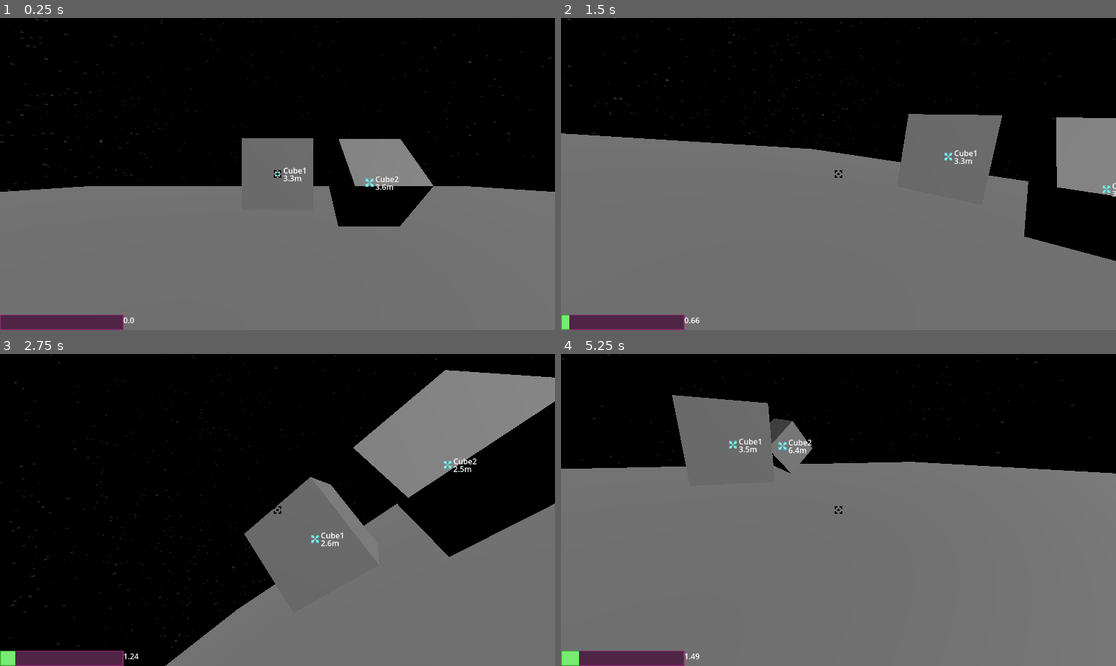
Above: before the commit, frames 1-4 (two rows, left to right).
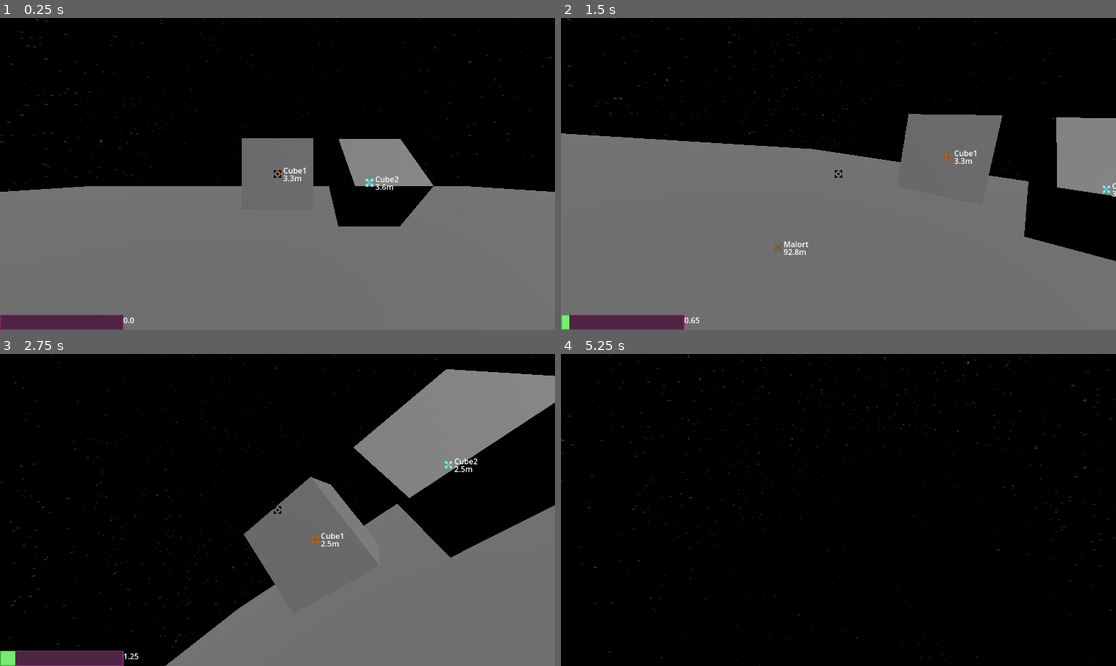
Above: after the commit, the same moments.

Repository: kineticneticat/spacethingie
Game: Godot game, scene res://world.tscn
Two runs of this game, one before a commit and one after it. Both use one fixed random seed, a clock stepped at 60 frames per second and the inputs below.
Inputs (mouse positions are in pixels of both pictures, inside the frame that each line leads up to):
- Up to frame 1 (0.25 s): no input
- Up to frame 2 (1.5 s): tap Enter at 0.5 s; move the mouse to (960, 158) at 0.52 s; press the mouse at (960, 158) at 0.53 s; hold D (strafe_right) 0.53-1.28 s; tap [ (roll_anticlockwise) at 0.8, 1.35 s; move the mouse to (810, 174) at 1.27 s; release the mouse at (810, 174) at 1.28 s; hold W (move_forwards) from 1.28 s (still down)
- Up to frame 3 (2.75 s): keep holding W (move_forwards); tap ] (roll_clockwise) at 1.55 s; move the mouse to (288, 503) at 2.02 s; hold ] (roll_clockwise) from 2.03 s (still down); click (288, 503) at 2.3 s
- Up to frame 4 (5.25 s): move the mouse to (832, 516) at 2.77 s; release ] (roll_clockwise) at 2.78 s; click (832, 516) at 2.85 s; tap [ (roll_anticlockwise) at 3.05 s; move the mouse to (877, 513) at 3.52 s; hold [ (roll_anticlockwise) 3.53-4.28 s; tap ] (roll_clockwise) at 3.8, 4.35 s; tap Escape (ui_cancel) at 4.15 s; move the mouse to (672, 463) at 4.27 s; release W (move_forwards) at 4.28 s; hold A (strafe_left) 4.28-5.03 s; click (672, 463) at 4.55 s; tap Tab (map, bound only after the commit) at 4.9 s; move the mouse to (844, 510) at 5.02 s; press the mouse at (844, 510) at 5.03 s; hold W (move_forwards) from 5.03 s (still down)

The runs differ from the first frame. In frame 1, less than 0.1% of the frame differs, in the area x 49-51%, y 49-51%; in frame 2, 0.2%; in frame 3, 0.5%; in frame 4, 69%, in the area x 0-100%, y 0-100%.

Commit message:
mapping time

Diff:
--- a/gui.tscn
+++ b/gui.tscn
@@ -1,9 +1,24 @@
-[gd_scene load_steps=5 format=3 uid="uid://bddyu6mg6jtnq"]
+[gd_scene load_steps=11 format=3 uid="uid://bddyu6mg6jtnq"]
 
 [ext_resource type="Texture2D" uid="uid://duwyolpxkatj1" path="res://bartest.png" id="1_6lon5"]
 [ext_resource type="Script" uid="uid://c0ypryumeec86" path="res://speedometer.gd" id="1_80edf"]
 [ext_resource type="Texture2D" uid="uid://0vaam81rk1nt" path="res://underbartest.png" id="1_q8o8l"]
 [ext_resource type="Texture2D" uid="uid://dsqp4i7cv35ci" path="res://crosshair.png" id="4_cor1f"]
+[ext_resource type="Texture2D" uid="uid://bgjbo0ltbn2d5" path="res://Sky_tex.png" id="5_jf511"]
+[ext_resource type="PackedScene" uid="uid://dmkfh1rc4me7f" path="res://system_map.tscn" id="5_u77ya"]
+
+[sub_resource type="PanoramaSkyMaterial" id="PanoramaSkyMaterial_0wv8u"]
+panorama = ExtResource("5_jf511")
+
+[sub_resource type="Sky" id="Sky_67jta"]
+sky_material = SubResource("PanoramaSkyMaterial_0wv8u")
+
+[sub_resource type="Environment" id="Environment_p8208"]
+background_mode = 2
+sky = SubResource("Sky_67jta")
+
+[sub_resource type="World3D" id="World3D_axmix"]
+environment = SubResource("Environment_p8208")
 
 [node name="Control" type="Control"]
 layout_mode = 3
@@ -12,6 +27,12 @@
 anchor_bottom = 1.0
 grow_horizontal = 2
 grow_vertical = 2
+
+[node name="Markers" type="Control" parent="."]
+z_index = 1
+anchors_preset = 0
+offset_right = 40.0
+offset_bottom = 40.0
 
 [node name="Speedometer" type="TextureProgressBar" parent="."]
 layout_mode = 1
@@ -41,11 +62,6 @@
 offset_top = -32.0
 offset_right = 64.0
 
-[node name="Markers" type="Control" parent="."]
-anchors_preset = 0
-offset_right = 40.0
-offset_bottom = 40.0
-
 [node name="Crosshair" type="TextureRect" parent="."]
 texture_filter = 1
 layout_mode = 1
@@ -62,3 +78,17 @@
 grow_vertical = 2
 texture = ExtResource("4_cor1f")
 stretch_mode = 4
+
+[node name="Map" type="SubViewportContainer" parent="."]
+layout_mode = 0
+offset_right = 1152.0
+offset_bottom = 648.0
+stretch = true
+
+[node name="MapViewport" type="SubViewport" parent="Map"]
+world_3d = SubResource("World3D_axmix")
+handle_input_locally = false
+size = Vector2i(1152, 648)
+render_target_update_mode = 4
+
+[node name="SystemMap" parent="Map/MapViewport" instance=ExtResource("5_u77ya")]
--- /dev/null
+++ b/map_camera.gd
@@ -0,0 +1,33 @@
+extends Camera3D
+
+var watch_pos = Vector3.ZERO
+var watch_angle = 0
+var watch_angle_vert = 60
+var watch_radius = 100
+
+@export var MOVE_SPEED = 100
+
+func _physics_process(delta: float) -> void:
+	var direction = Vector3.ZERO
+
+	if Input.is_action_pressed("strafe_right"):
+		direction.x -= 1
+	if Input.is_action_pressed("strafe_left"):
+		direction.x += 1
+	if Input.is_action_pressed("move_backwards"):
+		direction.z -= 1
+	if Input.is_action_pressed("move_forwards"):
+		direction.z += 1
+	if Input.is_action_pressed("move_up"):
+		direction.y += 1
+	if Input.is_action_pressed("move_down"):
+		direction.y -= 1
+
+	direction = direction.normalized()
+	watch_pos += direction * delta * MOVE_SPEED
+
+	position = watch_pos + Vector3(cos(watch_angle), sin(watch_angle_vert), sin(watch_angle))*watch_radius
+	$/root/World/UI/Map/MapViewport/SystemMap/CameraWatchPos.position = watch_pos
+	#basis = Basis.looking_at(watch_pos).inverse()
+
+	print(position)
--- a/marker.gd
+++ b/marker.gd
@@ -1,16 +1,19 @@
 extends Node3D
 
 @export var Name = "Blank"
+@export var Colour = Color(0.5,1,1,1)
+@export var Target: Node3D
+@export var z = 0
 
 const uipartnode = preload("res://ui_marker_part.tscn")
 @onready var MarkersNode = get_node("/root/World/UI/Markers")
-@onready var Player: CharacterBody3D = get_node("/root/World/Player")
 
 var UIPart: Control
 
 func _ready() -> void:
 	UIPart = uipartnode.instantiate()
-	(UIPart.get_node("Cross") as TextureRect).modulate = Color(0.5,1,1,1)
+	(UIPart.get_node("Cross") as TextureRect).modulate = Colour
+	UIPart.z_index = z
 	MarkersNode.add_child(UIPart)
 
 func _process(delta: float) -> void:
@@ -18,6 +21,6 @@
 		UIPart.visible = true
 		UIPart.position = get_viewport().get_camera_3d().unproject_position(global_position)
 		(UIPart.get_node("Name") as Label).text = Name
-		(UIPart.get_node("Distance") as Label).text = str(round(global_position.distance_to(Player.global_position)*10)/10) + "m"
+		(UIPart.get_node("Distance") as Label).text = str(round(global_position.distance_to(Target.global_position)*10)/10) + "m"
 	else:
 		UIPart.visible = false
--- a/player.gd
+++ b/player.gd
@@ -5,9 +5,6 @@
 @export var mass = 1
 @export var max_speed = 5
 @export var LOOKAROUND_SPEED = 0.002
-
-#func _ready() -> void:
-	#Input.mouse_mode = Input.MOUSE_MODE_CAPTURED
 
 var rot_x = 0
 var rot_y = 0
@@ -17,40 +14,42 @@
 func _physics_process(delta: float) -> void:
 	var direction = Vector3.ZERO
 
-	if Input.is_action_pressed("strafe_right"):
-		direction.x += 1
-	if Input.is_action_pressed("strafe_left"):
-		direction.x -= 1
-	if Input.is_action_pressed("move_backwards"):
-		direction.z += 1
-	if Input.is_action_pressed("move_forwards"):
-		direction.z -= 1
-	if Input.is_action_pressed("move_up"):
-		direction.y += 1
-	if Input.is_action_pressed("move_down"):
-		direction.y -= 1
-	if Input.is_action_pressed("slow_down"):
-		if velocity.length_squared() > 0.01*0.01:
-			direction -= global_transform.basis.inverse() * velocity.limit_length(1)
+	if not Rails.is_in_map:
+		if Input.is_action_pressed("strafe_right"):
+			direction.x += 1
+		if Input.is_action_pressed("strafe_left"):
+			direction.x -= 1
+		if Input.is_action_pressed("move_backwards"):
+			direction.z += 1
+		if Input.is_action_pressed("move_forwards"):
+			direction.z -= 1
+		if Input.is_action_pressed("move_up"):
+			direction.y += 1
+		if Input.is_action_pressed("move_down"):
+			direction.y -= 1
+		if Input.is_action_pressed("slow_down"):
+			if velocity.length_squared() > 0.01*0.01:
+				direction -= global_transform.basis.inverse() * velocity.limit_length(1)
 
+		if direction != Vector3.ZERO:
+			direction = direction.normalized()
 
-	if direction != Vector3.ZERO:
-		direction = direction.normalized()
+		if Input.is_action_pressed("roll_clockwise"):
+			roll -= roll_speed
+		if Input.is_action_pressed("roll_anticlockwise"):
+			roll += roll_speed
+		transform.basis = Basis()
+		var camera: Camera3D = get_node("Camera3D")
+		rotate_object_local(camera.transform.basis.z, roll)
+		rotate_object_local(Vector3.UP, rot_x)
+		rotate_object_local(Vector3.RIGHT, rot_y)
 
 
 	direction = global_transform.basis * direction
 	velocity = velocity + (direction * delta)
 	velocity = velocity.limit_length(max_speed)
 
-	if Input.is_action_pressed("roll_clockwise"):
-		roll -= roll_speed
-	if Input.is_action_pressed("roll_anticlockwise"):
-		roll += roll_speed
-	transform.basis = Basis()
-	var camera: Camera3D = get_node("Camera3D")
-	rotate_object_local(camera.transform.basis.z, roll)
-	rotate_object_local(Vector3.UP, rot_x)
-	rotate_object_local(Vector3.RIGHT, rot_y)
+
 
 
 	var collision = move_and_collide(velocity*delta)
@@ -78,11 +77,8 @@
 
 
 func _input(event):
-	if event is InputEventMouseMotion and Input.mouse_mode == Input.MOUSE_MODE_CAPTURED: # and event.button_mask & 1:
-		rot_x -= event.relative.x * LOOKAROUND_SPEED
-		rot_y -= event.relative.y * LOOKAROUND_SPEED
-	if event.is_action_pressed("ui_cancel"):
-		Input.mouse_mode = Input.MOUSE_MODE_VISIBLE
-	if event.is_action_pressed("click"):
-		if Input.mouse_mode == Input.MOUSE_MODE_VISIBLE:
-			Input.mouse_mode = Input.MOUSE_MODE_CAPTURED
+	if not Rails.is_in_map:
+		if event is InputEventMouseMotion and Input.mouse_mode == Input.MOUSE_MODE_CAPTURED: # and event.button_mask & 1:
+			rot_x -= event.relative.x * LOOKAROUND_SPEED
+			rot_y -= event.relative.y * LOOKAROUND_SPEED
+	#else:
--- a/project.godot
+++ b/project.godot
@@ -14,6 +14,10 @@
 run/main_scene="uid://bu8aonya31mkl"
 config/features=PackedStringArray("4.4", "GL Compatibility")
 config/icon="res://icon.svg"
+
+[autoload]
+
+Rails="*res://rails.gd"
 
 [input]
 
@@ -67,6 +71,11 @@
 "events": [Object(InputEventMouseButton,"resource_local_to_scene":false,"resource_name":"","device":-1,"window_id":0,"a …(258 unchanged characters)…
 ]
 }
+map={
+"deadzone": 0.2,
+"events": [Object(InputEventKey,"resource_local_to_scene":false,"resource_name":"","device":-1,"window_id":0,"alt_pressed":false,"shift_pressed":false,"ctrl_pressed":false,"meta_pressed":false,"pressed":false,"keycode":0,"physical_keycode":4194306,"key_label":0,"unicode":0,"location":0,"echo":false,"script":null)
+]
+}
 
 [rendering]
 
--- /dev/null
+++ b/rails.gd
@@ -0,0 +1,16 @@
+extends Node
+
+#func _physics_process(delta: float) -> void:
+	#print($/root)
+
+var is_in_map = false
+
+func _input(event: InputEvent) -> void:
+	if event.is_action_pressed("map"):
+		is_in_map = not is_in_map
+		$/root/World/UI/Map.visible = is_in_map
+	if event.is_action_pressed("ui_cancel"):
+		Input.mouse_mode = Input.MOUSE_MODE_VISIBLE
+	if event.is_action_pressed("click"):
+		if Input.mouse_mode == Input.MOUSE_MODE_VISIBLE:
+			Input.mouse_mode = Input.MOUSE_MODE_CAPTURED
--- a/system_map.tscn
+++ b/system_map.tscn
@@ -1,21 +1,8 @@
-[gd_scene load_steps=12 format=3 uid="uid://dmkfh1rc4me7f"]
+[gd_scene load_steps=8 format=3 uid="uid://dmkfh1rc4me7f"]
 
 [ext_resource type="PackedScene" uid="uid://cd3lv1brld6lc" path="res://moving_thing.tscn" id="1_vkxrh"]
-[ext_resource type="Texture2D" uid="uid://bgjbo0ltbn2d5" path="res://Sky_tex.png" id="2_mln7s"]
-
-[sub_resource type="PanoramaSkyMaterial" id="PanoramaSkyMaterial_3rhl1"]
-panorama = ExtResource("2_mln7s")
-
-[sub_resource type="Sky" id="Sky_2khd6"]
-sky_material = SubResource("PanoramaSkyMaterial_3rhl1")
-
-[sub_resource type="Environment" id="Environment_2khd6"]
-background_mode = 2
-sky = SubResource("Sky_2khd6")
-
-[sub_resource type="CameraAttributesPractical" id="CameraAttributesPractical_hf13w"]
-
-[sub_resource type="Compositor" id="Compositor_sst51"]
+[ext_resource type="Script" uid="uid://dcvto5xj5wsrb" path="res://map_camera.gd" id="2_3rhl1"]
+[ext_resource type="PackedScene" uid="uid://bgn2tvrc3kp7v" path="res://marker.tscn" id="3_2khd6"]
 
 [sub_resource type="StandardMaterial3D" id="StandardMaterial3D_3rhl1"]
 albedo_color = Color(0.415686, 0.392157, 0.376471, 1)
@@ -34,21 +21,31 @@
 
 [node name="SystemMap" type="Node3D"]
 
-[node name="WorldEnvironment" type="WorldEnvironment" parent="."]
-environment = SubResource("Environment_2khd6")
-camera_attributes = SubResource("CameraAttributesPractical_hf13w")
-compositor = SubResource("Compositor_sst51")
-
 [node name="Stella" parent="." instance=ExtResource("1_vkxrh")]
 
 [node name="Malort" parent="Stella" instance=ExtResource("1_vkxrh")]
 transform = Transform3D(1, 0, 0, 0, 1, 0, 0, 0, 1, 0, 0, -95)
+script = null
 
 [node name="Malort" type="MeshInstance3D" parent="Stella/Malort"]
 transform = Transform3D(1, 0, 0, 0, 1, 0, 0, 0, 1, 0, 0, 31)
 mesh = SubResource("SphereMesh_2khd6")
 
+[node name="MalortMarker" parent="Stella/Malort" node_paths=PackedStringArray("Target") instance=ExtResource("3_2khd6")]
+transform = Transform3D(1, 0, 0, 0, 1, 0, 0, 0, 1, 0, 0, 31)
+Name = "Malort"
+Colour = Color(0.533907, 0.397539, 0.260399, 1)
+Target = NodePath("../../../Camera3D")
+
 [node name="Stella" type="MeshInstance3D" parent="Stella"]
 layers = 9
 mesh = SubResource("SphereMesh_3rhl1")
 skeleton = NodePath("")
+
+[node name="Camera3D" type="Camera3D" parent="."]
+transform = Transform3D(-1, 0, 8.74228e-08, 0, 1, 0, -8.74228e-08, 0, -1, 0, 0, -42.4194)
+script = ExtResource("2_3rhl1")
+
+[node name="CameraWatchPos" parent="." instance=ExtResource("3_2khd6")]
+Name = "WatchPos"
+Colour = Color(0.827778, 0.298034, 0.657335, 1)
--- a/world.tscn
+++ b/world.tscn
@@ -42,8 +42,10 @@
 [node name="MeshInstance3D" type="MeshInstance3D" parent="RigidBody3D"]
 mesh = SubResource("BoxMesh_f3sb7")
 
-[node name="TestMarker" parent="RigidBody3D" instance=ExtResource("3_tlwt5")]
+[node name="TestMarker" parent="RigidBody3D" node_paths=PackedStringArray("Target") instance=ExtResource("3_tlwt5")]
 Name = "Cube1"
+Colour = Color(0.830679, 0.391174, 1.92523e-07, 1)
+Target = NodePath("../../Player")
 
 [node name="Player" parent="." instance=ExtResource("1_f3sb7")]
 transform = Transform3D(1, 0, 0, 0, 1, 0, 0, 0, 1, 0, 0, 1.7552)
@@ -77,10 +79,26 @@
 mesh = SubResource("BoxMesh_f3sb7")
 skeleton = NodePath("../../RigidBody3D2")
 
-[node name="TestMarker2" parent="RigidBody3D2" instance=ExtResource("3_tlwt5")]
+[node name="TestMarker2" parent="RigidBody3D2" node_paths=PackedStringArray("Target") instance=ExtResource("3_tlwt5")]
 Name = "Cube2"
+Target = NodePath("../../Player")
 
 [node name="UI" parent="." instance=ExtResource("2_fj7yv")]
+
+[node name="Markers" parent="UI" index="0"]
+z_index = 0
+
+[node name="Map" parent="UI" index="3"]
+visible = false
+
+[node name="MapViewport" parent="UI/Map" index="0"]
+render_target_update_mode = 0
+
+[node name="MalortMarker" parent="UI/Map/MapViewport/SystemMap/Stella/Malort" index="1"]
+z = 3
+
+[node name="CameraWatchPos" parent="UI/Map/MapViewport/SystemMap" index="2" node_paths=PackedStringArray("Target")]
+Target = NodePath("../Camera3D")
 
 [node name="WorldEnvironment" type="WorldEnvironment" parent="."]
 environment = SubResource("Environment_pkg7o")
@@ -88,3 +106,4 @@
 compositor = SubResource("Compositor_ioo17")
 
 [editable path="UI"]
+[editable path="UI/Map/MapViewport/SystemMap"]
Not shown, added: map_camera.gd.uid
Binary file added: nyphs lang.ase
Not shown, changed: plans.txt
Not shown, added: rails.gd.uid
